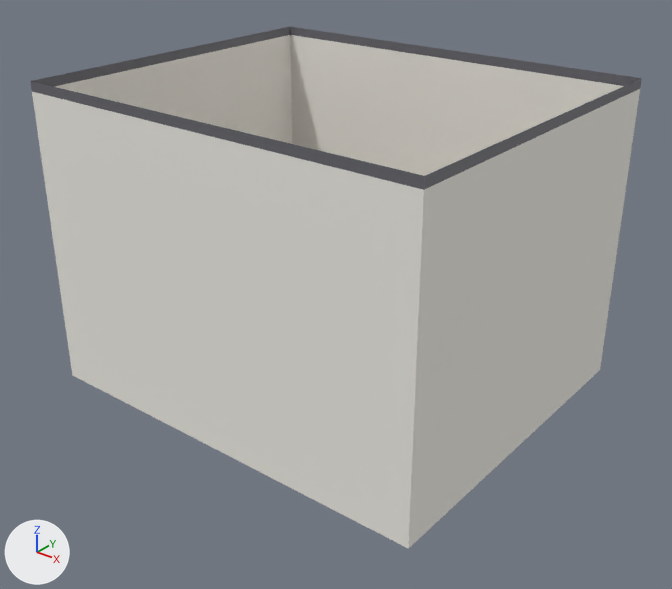
The glTF model frontend/assets/models/kitchen.glb: old version first, new version second.
Camera for both pictures: a camera (50 mm lens) standing at (6.26, -7.1, 4.23) and looking at (1.92, -1.67, 0.87). The axes (+X, +Y, +Z) are drawn at lower left. The lights are the same throughout. The older version comes first. Vertices at exactly the same position are counted once.

Names of what the first picture shows: 'Room'.
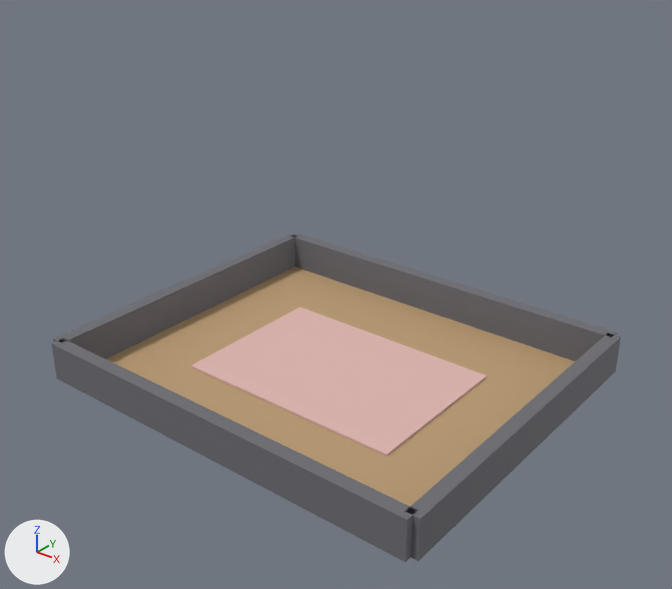
Location of each change, [x1, y1, x2, y2] in pixels of the pictures (672 x 589 px):
'Room', recoloured, reshaped (7% narrower, 37% shorter): before [30, 27, 642, 549]; after [52, 233, 621, 562]
part 1 of me_mesh_0, added: after [292, 233, 617, 361]
part 2 of me_mesh_0, added: after [405, 333, 621, 561]
part 3 of me_mesh_0, added: after [52, 340, 415, 562]
part 4 of me_mesh_0, added: after [53, 233, 297, 359]
part 5 of me_mesh_0, deleted: before [30, 27, 642, 549]

The edits, one by one:
Material 'Walls' (mat_walls) changes colour from white #f1efe7 to grey #6c6c73; in linear values from (0.88, 0.86, 0.8) to (0.15, 0.15, 0.17).
me_mesh_0 is used by ob_room; location (0.0, 0.0, 0.0).
me_mesh_0 had 20 vertices, 30 faces and spanned x 0.0..3.6, y -3.0..0.0, z 0.0..2.6.
me_mesh_0 now has 44 vertices, 62 faces and spans x -0.12..3.72, y -3.12..0.12, z 0.0..0.35.
me_mesh_0 part 1: a new loose piece, a box spanning x -0.06..3.66, y 0.0..0.12, z 0.0..0.35, in mat_walls (grey #6c6c73).
me_mesh_0 part 2: a new loose piece, a box spanning x 3.6..3.72, y -3.06..0.06, z 0.0..0.35, in mat_walls (grey #6c6c73).
me_mesh_0 part 3: a new loose piece, a box spanning x -0.06..3.66, y -3.12..-3.0, z 0.0..0.35, in mat_walls (grey #6c6c73).
me_mesh_0 part 4: a new loose piece, a box spanning x -0.12..0.0, y -3.06..0.06, z 0.0..0.35, in mat_walls (grey #6c6c73).
Part 5, on me_mesh_0:
8 vertices are removed from x 0.0..3.6, y -3.0..0.0, z 2.52..2.6.
16 faces are deleted.
me_mesh_0 no longer uses material mat_trim (grey #69696f).
